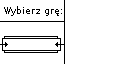
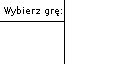
Layered file, before and after one edit (128x64). Changes by layer:
painted on "Tło" over [0, 36, 64, 53]
